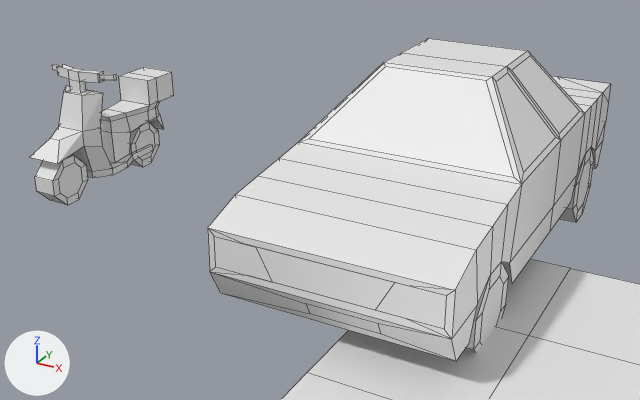
What one commit did to the Blender file WIP/vehicules.blend.
One viewpoint serves both versions: a camera (50 mm lens) standing at (2.13, -5.72, 3.11) and looking at (-1.0, -0.03, 0.26). The axes (+X, +Y, +Z) are drawn at lower left. The lights are the same throughout. The first picture is the older version. Mesh edges are drawn as thin lines. Materials are left out; every surface is plain grey.

The first picture shows 'CAR', 'ROAD', 'SCOOTER'.
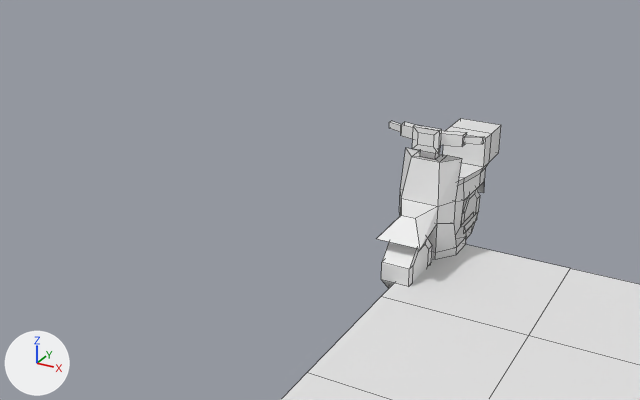
Edits to the bpy script that builds the scene:
```text
Change me_cylinder_003:
    used by ob_car; location = (1.2, 1.2, 0.3); rotation_euler = (-1.571, 1.174, -1.571), in degrees (-90, 67, -90); scale = (0.3, 0.3, 0.15)
    verts and faces of me_cylinder_003; kept vertices keep their numbers, new ones are numbered from 252
    before: 92 (-2.54, 0.02, -13.33), 93 (-0.52, 1.23, -2.76) at pixel (595, 168), 94 (-0.52, 1.23, -13.33), 95 (-2.54, 0.02, -2.76) at pixel (602, 92), 96 (-1.0, 0.66, -2.76) at pixel (595, 150)
    before: 97 (-1.0, 0.66, -13.33), 124 (-0.78, 1.54, -8.77), 125 (-1.25, 1.57, -8.77), 126 (-1.25, 1.57, -5.88), 127 (-0.78, 1.54, -5.88)
    before: 150 (-1.39, 1.58, -8.88), 151 (-1.39, 1.58, -5.78)
    before: 120 (3.62, -9.08, -5.76) at pixel (381, 334), 121 (3.39, -9.35, -5.76) at pixel (378, 323), 122 (3.39, -9.35, -8.89) at pixel (305, 303), 123 (3.62, -9.08, -8.89) at pixel (309, 313)
    remove me_cylinder_003.from_pydata(...)  # 252 vertices, 221 faces; spans x -2.92..4.02, y -9.88..1.58, z -13.33..-2.76
    add me_cylinder_003.from_pydata(...)  # 252 vertices, 220 faces; spans x -2.92..4.02, y -9.88..1.58, z -13.33..-2.76
    me_cylinder_003 part 1
    add delete_faces([(92, 97, 94, 93, 96, 95)])
    add for i in [124, 125, 150, 151]: verts[i] += (0.0, 0.0, -0.67)
    add verts[126] = (-1.25, 1.57, -6.56)  # moved
    add verts[127] = (-0.78, 1.54, -6.56)  # moved
    me_cylinder_003 part 2
    add verts[120] = (3.62, -9.08, -6.43)  # moved
    add verts[121] = (3.39, -9.35, -6.43)  # moved
    add verts[122] = (3.39, -9.35, -9.57)  # moved
    add verts[123] = (3.62, -9.08, -9.57)  # moved
Change me_cylinder_005:
    used by ob_scooter; location = (-3.47, -0.586, 0.206); rotation_euler = (-1.571, 1.174, 1.571), in degrees (-90, 67, 90); scale = (0.205, 0.205, 0.102)
    remove me_cylinder_005.from_pydata(...)  # 213 vertices, 200 faces; spans x -3.46..2.93, y -7.4..1.05, z -5.78..1.01
    add me_cylinder_005.from_pydata(...)  # 225 vertices, 197 faces; spans x -3.75..2.93, y -7.4..1.05, z -5.78..1.01
    me_cylinder_005 part 3
    4 vertices are removed from x 1.06..1.43, y -2.57..-1.68, z -3.4..-1.37
    19 faces are deleted
    me_cylinder_005 part 4
    1 face is deleted
    16 vertices are added at x -3.75..-2.94, y -2.88..-2.42, z -3.31..-1.46
    17 new faces join them
Change ob_car:
    add ob_car.hide_set(True)
Change ob_scooter:
    ob_scooter.location: (-3.47, -0.586, 0.206) -> (-0.237, -0.586, 0.206)
```

What differs and where, as boxes (x1, y1, x2, y2) in the pictures (640 x 400 px; the box of a moved part takes in the faces that stretch with it):
'CAR', hidden
    before: (208, 39, 611, 361)
'SCOOTER', reshaped, moved (13% narrower, 20% taller)
    before: (30, 64, 173, 205)
    after: (377, 118, 501, 288)
part 1 of me_cylinder_003, cut back (mostly hidden)
    before: (591, 147, 595, 169)
part 2 of me_cylinder_003, moved or reshaped (not visible afterwards)
    before: (210, 272, 456, 361)
part 3 of me_cylinder_005, deleted
    before: (148, 118, 163, 129)
part 4 of me_cylinder_005, cut back
    before: (68, 70, 79, 81)
    after: (412, 125, 441, 153)
